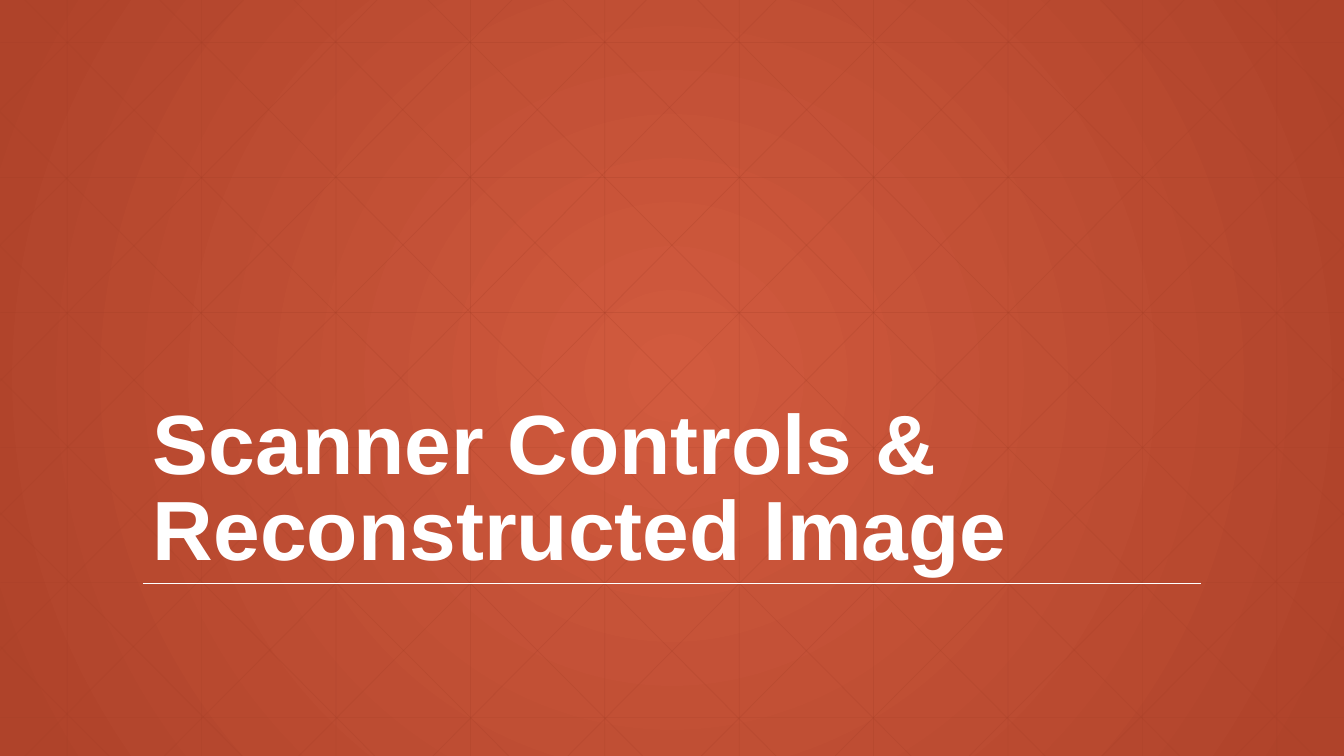
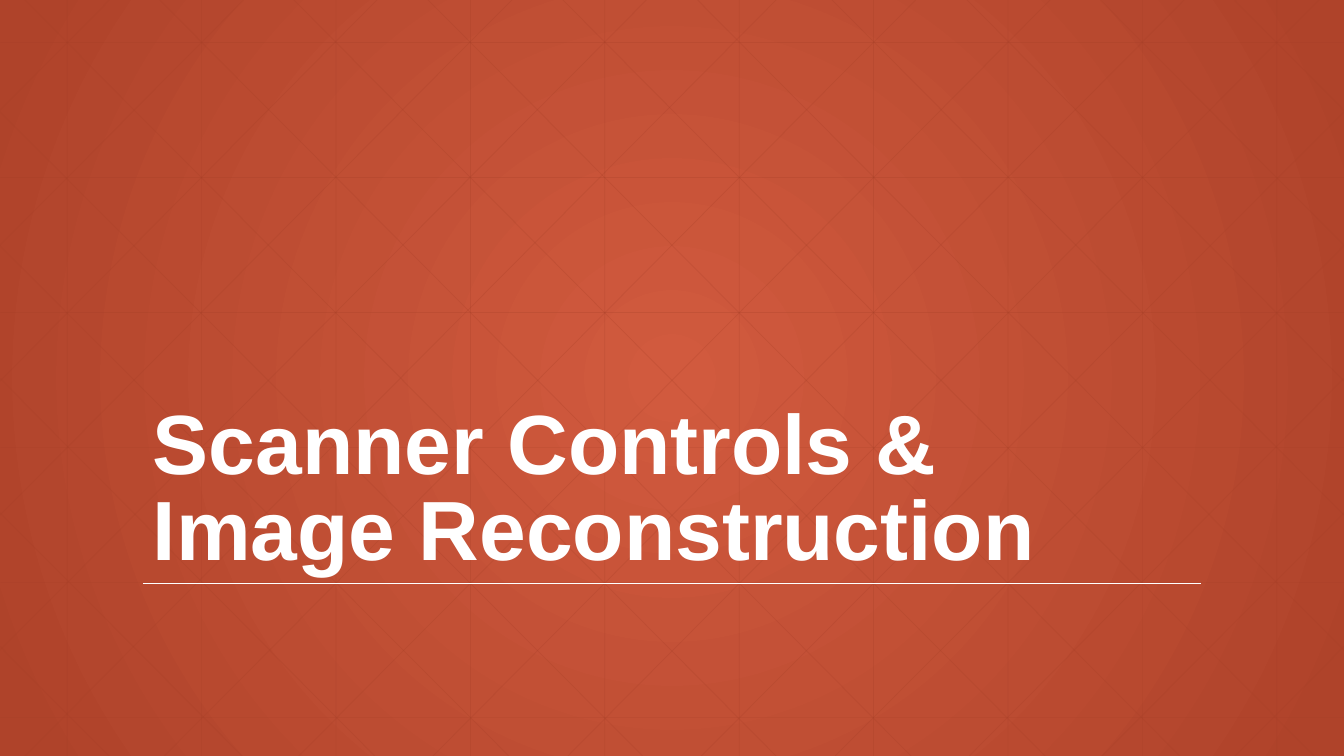
Before and after one commit to IlianaCh/VirtualCTScanner, a slide deck: slide 7 of Virtual CT Scanner.pptx. Drawn at 1344x756 pixels with LibreOffice and Linux fonts; fonts in the diff are those of the drawing. Boxes give left, top, right and bottom in pixels: in the first picture for what was removed or moved away, otherwise in the second. Text is boxed around its words. In the diff, an @@ line names an element or a change of style, - is before the commit and + after.

```diff
--- a/Virtual CT Scanner.pptx
+++ b/Virtual CT Scanner.pptx
@@ title at (x1=153, y1=413, x2=1035, y2=575): text changed @@
-Scanner Controls & Reconstructed Image
+Scanner Controls & Image Reconstruction
```
Also in this commit, not shown: 11 other slides changed, 1 slide removed.
